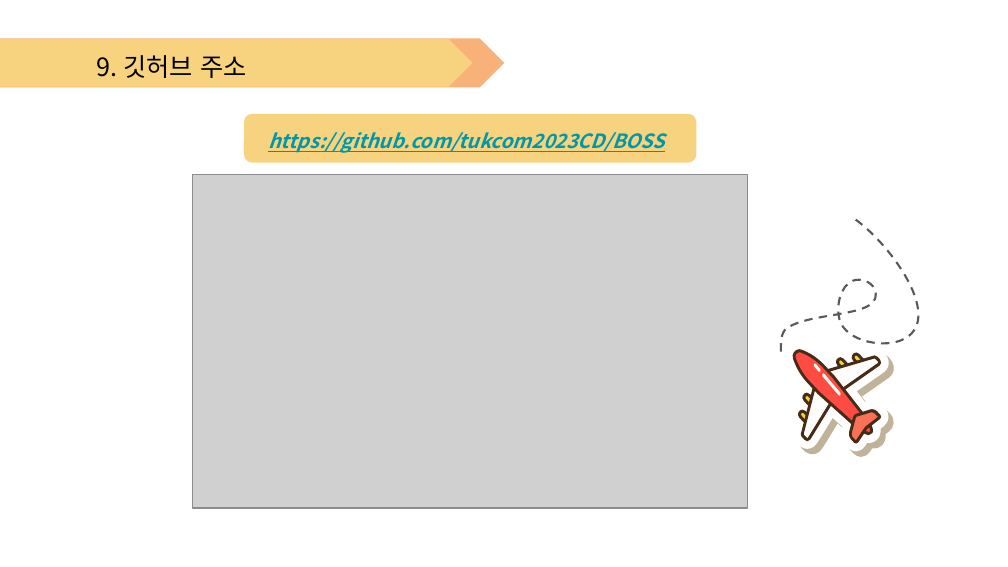
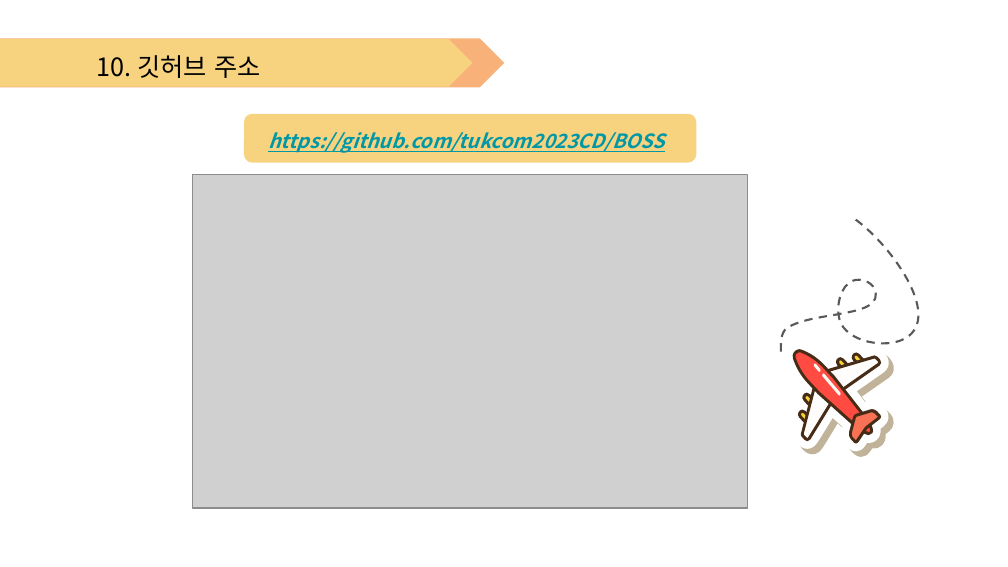
Before and after one commit to tukcom2023CD/BoSS, a slide deck: slide 12 of Document/1차 제안서 발표자료_BOSS.pptx (slide 11 before the commit). Drawn at 1008x567 pixels with LibreOffice and Linux fonts; fonts in the diff are those of the drawing; grey boxes stand for pictures; background and template pictures are left out. Boxes give left, top, right and bottom in pixels: in the first picture for what was removed or moved away, otherwise in the second. Text is boxed around its words. In the diff, an @@ line names an element or a change of style, - is before the commit and + after.

```diff
--- a/Document/1차 제안서 발표자료_BOSS.pptx
+++ b/Document/1차 제안서 발표자료_BOSS.pptx
@@ text at [97, 55, 260, 78]: text changed @@
-9. 깃허브 주소
+10. 깃허브 주소
```
Also in this commit, not shown: 3 other slides changed.
